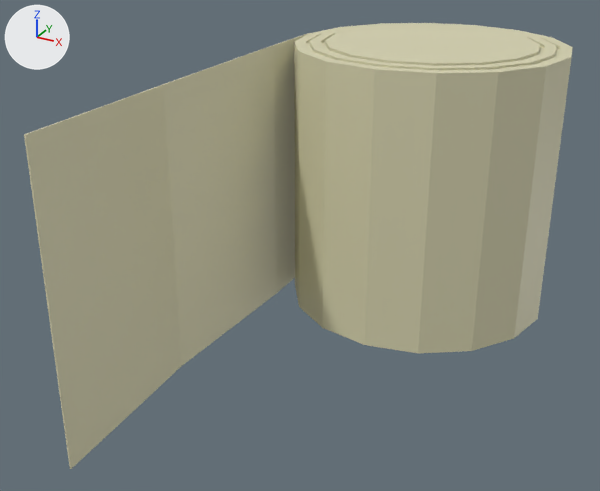
Two versions of the FBX model Assets/Models/Items/Bandage.fbx, one commit apart.
Camera for both pictures: a 50 mm lens placed at (0.148, -0.408, 0.216), pointed at (-0.026, -0.091, 0.058). Lighting does not change. The marker at upper left points along +X, +Y and +Z. Where no turn or scale is listed for an object, it has been applied to the vertices.
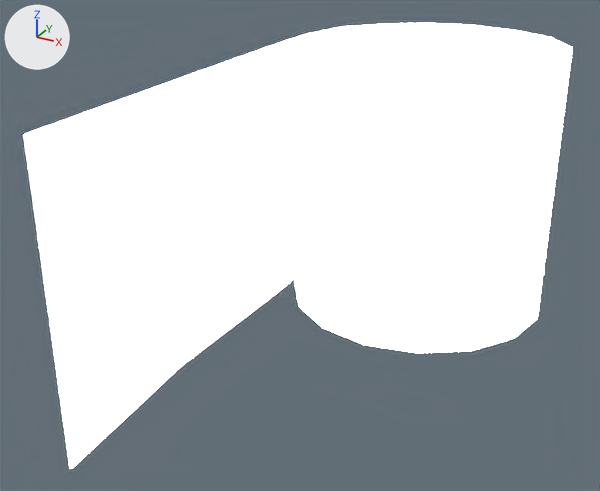
The newer file is also turned or shifted as a whole; pictures and numbers use the older file's frame.

Where the change shows, as pixel boxes (x1, y1, x2, y2) in the pictures (600 x 491 px):
```json
{"object": "Cylinder", "change": "recoloured", "before": [24, 23, 573, 469], "after": [24, 23, 573, 469], "on screen": "beige to white"}
```

The change, as JSON lines over the scene's bpy script:
```json
{"op": "add", "block": "img_weapon_atlas_png", "code": ["img_weapon_atlas_png = load_image('Weapon Atlas.png', '../../Materials - Textures/Weapons/Weapon Atlas.png', 8, 8, 'sRGB')"]}
{"op": "add", "block": "mat_material", "code": ["mat_material = principled_material('Material')", "mat_material.texture = img_weapon_atlas_png", "mat_material.emission_strength = 176.9"]}
{"block": "me_cylinder", "where": "me_cylinder.from_pydata(...)  # 176 vertices, 160 faces; spans x -0.074..0.07, y -0.213..0.07, z -0.004..0.141"}
{"op": "remove", "block": "me_cylinder", "code": "me_cylinder.materials.append(mat_egfw)  # beige #dad6b2"}
{"op": "add", "block": "me_cylinder", "code": "me_cylinder.materials.append(mat_material)  # picture img_weapon_atlas_png"}
```
